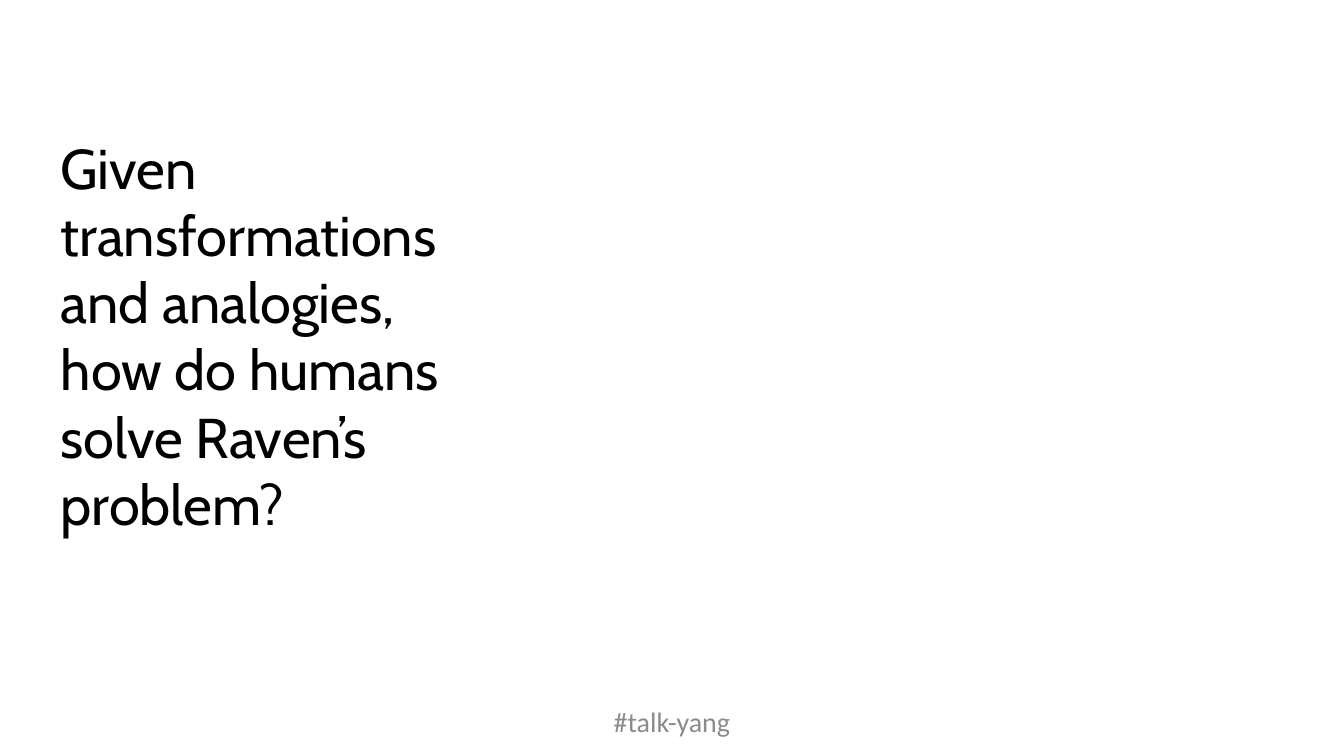
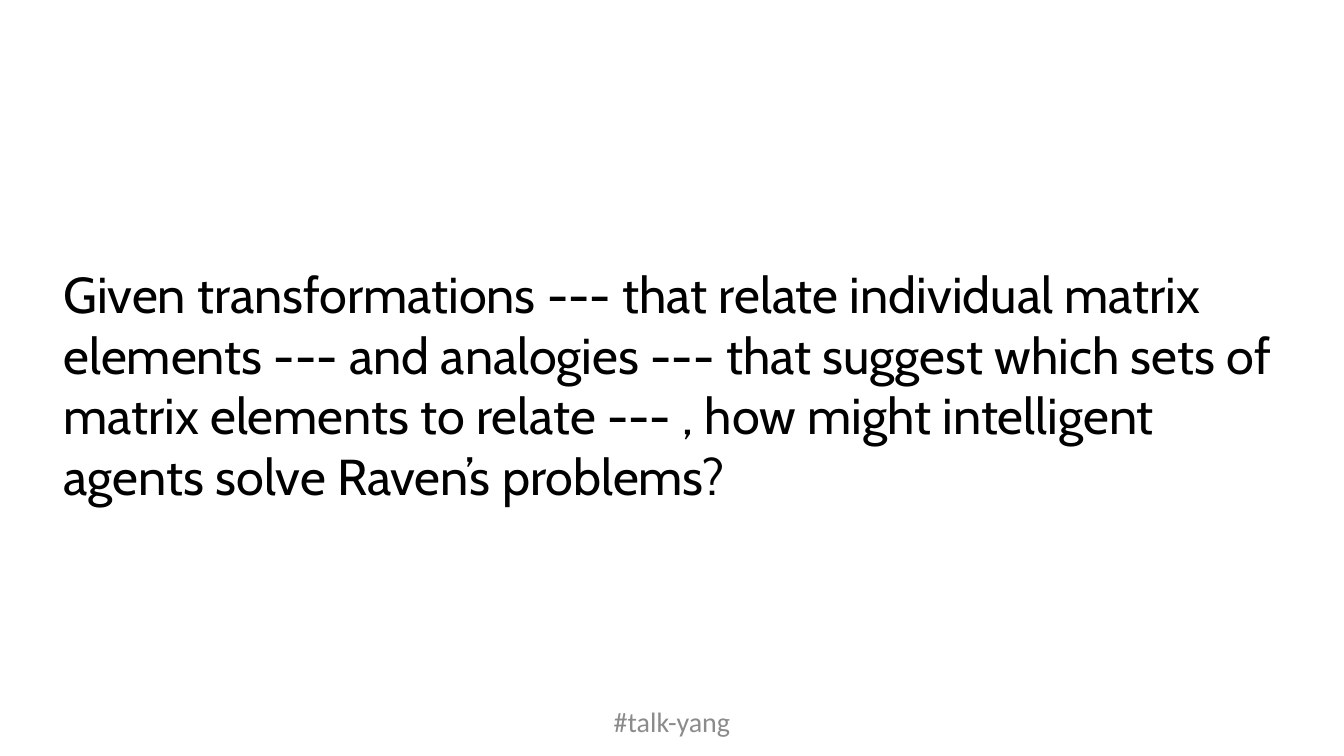
Before and after one commit to Yuan-Yang-Vandy/acs2020, a slide deck: slide 17 of acs2020.pptx (slide 16 before the commit). Drawn at 1344x756 pixels with LibreOffice and Linux fonts; fonts in the diff are those of the drawing. Boxes give left, top, right and bottom in pixels: in the first picture for what was removed or moved away, otherwise in the second. Text is boxed around its words. In the diff, an @@ line names an element or a change of style, - is before the commit and + after.

```diff
--- a/acs2020.pptx
+++ b/acs2020.pptx
@@ text at bbox=[64, 275, 1271, 506]: text changed; size 40 to 36 pt @@
-Given transformations and analogies, how do humans solve Raven’s problem?
+Given transformations --- that relate individual matrix elements --- and analogies --- that suggest which sets of matrix elements to relate --- , how might intelligent agents solve Raven’s problems?
```
Also in this commit, not shown: 14 other slides changed, 1 slide added, 1 slide removed, 1 other file.
